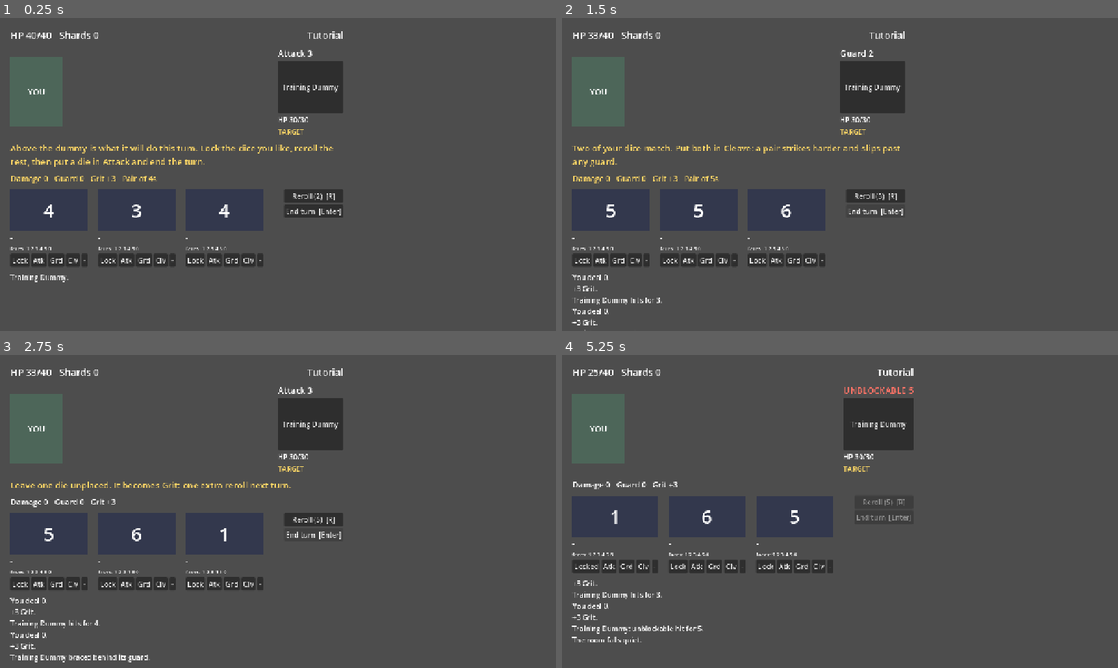
Above: before the commit, frames 1-4 (two rows, left to right).
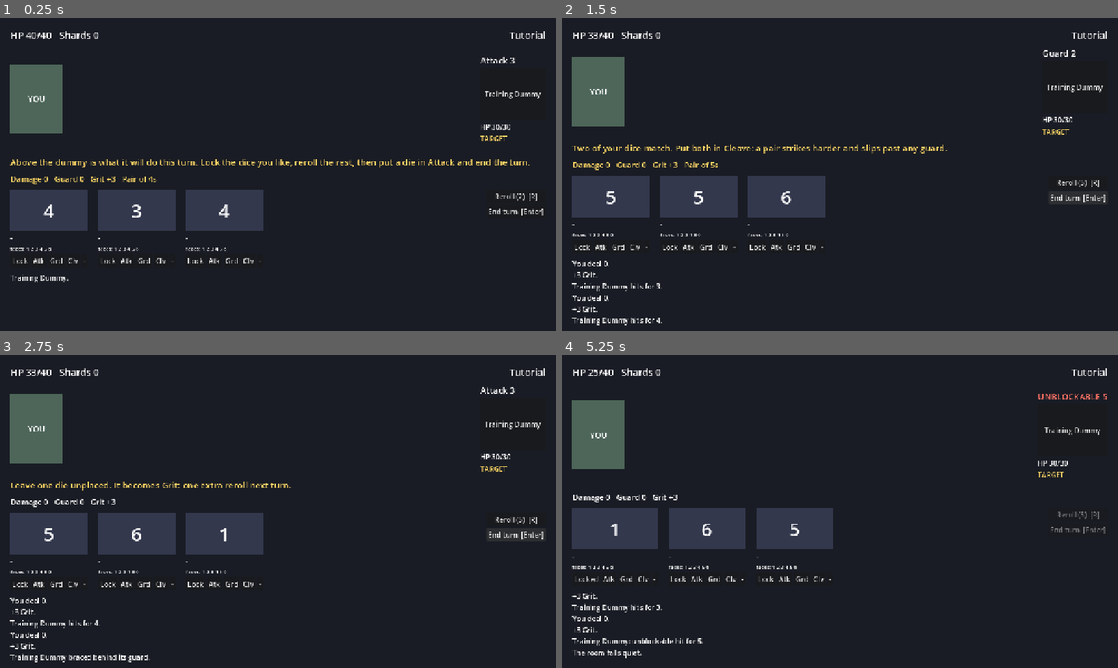
Above: after the commit, the same moments.

Repository: Xygnite/cowardice
Game: Godot game, scene res://main.tscn
Two runs of this game, one before a commit and one after it. Both use one fixed random seed, a clock stepped at 60 frames per second and the inputs below.
Inputs:
- Up to frame 1 (0.25 s): no input
- Up to frame 2 (1.5 s): click "End turn [Enter]" at 0.5 s; click "End turn [Enter]" at 1.25 s
- Up to frame 3 (2.75 s): click "End turn [Enter]" at 2 s
- Up to frame 4 (5.25 s): click "End turn [Enter]" at 2.75 s; click "Training Dummy" at 3.5 s; click "Lock" at 4.25 s; click "End turn [Enter]" at 5 s

The runs differ from the first frame. In frame 1, 89% of the frame differs, in the area x 0-100%, y 0-100%; in frame 2, 90%; in frame 3, 88%; in frame 4, 91%.

Commit message:
Make every screen fill the window
Screens are added at size 0, so setting only anchors left them shrunk to
their content. Set anchors and offsets together.

Co-Authored-By: Claude Opus 5.5 <noreply@anthropic.com>

Diff:
--- a/scripts/ui.gd
+++ b/scripts/ui.gd
@@ -8,13 +8,14 @@
 
 ## Fills `screen` with the dark background and a padded column; returns the column.
 static func page(screen: Control) -> VBoxContainer:
-	screen.set_anchors_preset(Control.PRESET_FULL_RECT)
+	# Anchors AND offsets: a screen is added at size 0, so anchors alone would leave it shrunk to its content.
+	screen.set_anchors_and_offsets_preset(Control.PRESET_FULL_RECT)
 	var bg := ColorRect.new()
 	bg.color = Color(0.1, 0.11, 0.14)
-	bg.set_anchors_preset(Control.PRESET_FULL_RECT)
+	bg.set_anchors_and_offsets_preset(Control.PRESET_FULL_RECT)
 	screen.add_child(bg)
 	var margin := MarginContainer.new()
-	margin.set_anchors_preset(Control.PRESET_FULL_RECT)
+	margin.set_anchors_and_offsets_preset(Control.PRESET_FULL_RECT)
 	for side in ["left", "right", "top", "bottom"]:
 		margin.add_theme_constant_override("margin_" + side, 24)
 	screen.add_child(margin)
